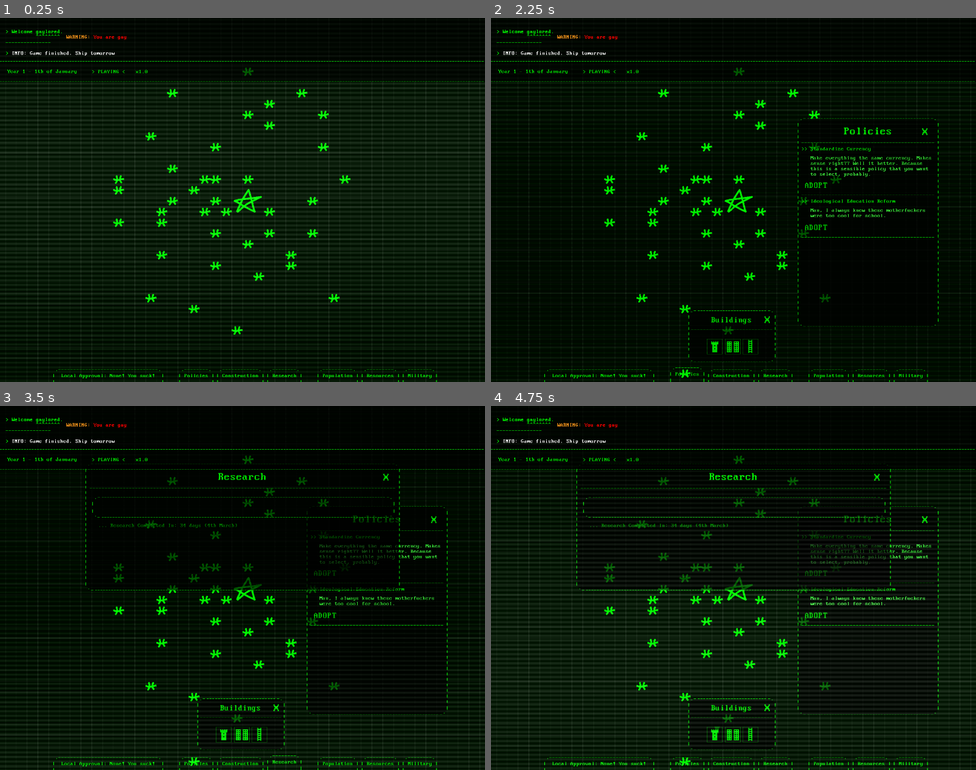
Above: before the commit, frames 1-4 (two rows, left to right).
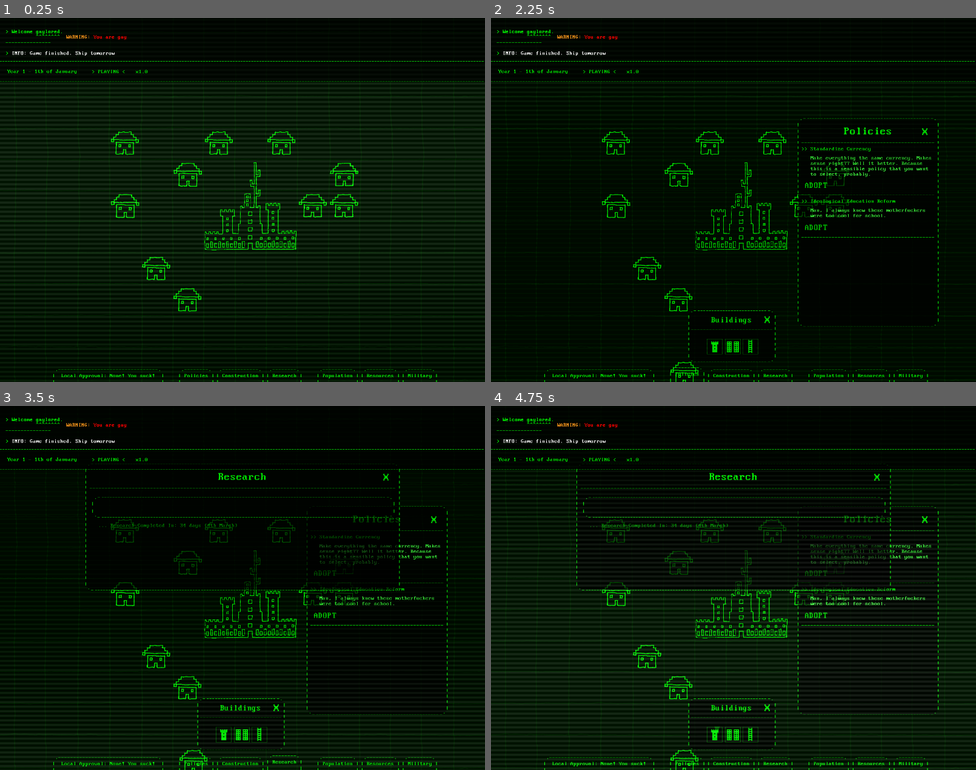
Above: after the commit, the same moments.

Repository: AlexHoratio/SATRAP
Game: Godot game, scene res://Scenes/satrap.tscn
Same seed, same stepped clock (60 frames per second), same inputs: the game is played once before the commit and once after it. This scene is started directly instead of the project's main scene.
Inputs (mouse positions are in pixels of both pictures, inside the frame that each line leads up to):
- Up to frame 1 (0.25 s): no input
- Up to frame 2 (2.25 s): click ".------------. | Construction…" at 0.5 s; click (733, 345) at 1.25 s; click ".--------. | Policies | | |" at 2 s
- Up to frame 3 (3.5 s): click ".--------. | Research | | |" at 2.75 s
- Up to frame 4 (4.75 s): click (733, 708) at 3.52 s; click (714, 733) at 4.25 s

The runs differ from the first frame. In frame 1, 4.5% of the frame differs, in the area x 0-100%, y 13-100%; in frame 2, 3.1%; in frame 3, 3.2%; in frame 4, 3.7%.

Commit message:
trace gfx

Diff:
--- a/Prefabs/Entities/admin.tscn
+++ b/Prefabs/Entities/admin.tscn
@@ -2,21 +2,23 @@
 
 [ext_resource type="PackedScene" uid="uid://c6gatc2wlssfe" path="res://Prefabs/Entities/building.tscn" id="1_tmxoc"]
 [ext_resource type="Script" uid="uid://ylu0grg76782" path="res://Prefabs/Entities/admin.gd" id="2_4w0yw"]
-[ext_resource type="Texture2D" uid="uid://bo6rhmu2o4fgw" path="res://Graphics/Entities/Buildings/admin1.png" id="3_4w0yw"]
+[ext_resource type="Texture2D" uid="uid://bom77rya36xor" path="res://Graphics/Entities/Trace/admin.png" id="3_4w0yw"]
 
 [node name="building" unique_id=1304179753 instance=ExtResource("1_tmxoc")]
 script = ExtResource("2_4w0yw")
 building_name = "Administration"
 
 [node name="Sprite2D" type="Sprite2D" parent="." index="0" unique_id=2134217759]
-scale = Vector2(0.13, 0.13)
+self_modulate = Color(0, 1, 0, 1)
+texture_filter = 2
+scale = Vector2(0.3, 0.3)
 texture = ExtResource("3_4w0yw")
 
 [node name="Button" type="Button" parent="." index="1" unique_id=44298126]
 self_modulate = Color(1, 1, 1, 0)
-offset_left = -46.0
-offset_top = -44.0
-offset_right = 46.0
-offset_bottom = 44.0
+offset_left = -140.0
+offset_top = -134.0
+offset_right = 140.0
+offset_bottom = 134.0
 mouse_default_cursor_shape = 2
 button_mask = 0
--- a/Prefabs/Entities/civil.gd
+++ b/Prefabs/Entities/civil.gd
@@ -1,4 +1,8 @@
 extends Building
+
+func _ready():
+	super()
+	$Sprite2D.frame = randi()%3
 
 func _process(delta: float):
 	super(delta)
--- a/Prefabs/Entities/civil.tscn
+++ b/Prefabs/Entities/civil.tscn
@@ -2,20 +2,41 @@
 
 [ext_resource type="PackedScene" uid="uid://c6gatc2wlssfe" path="res://Prefabs/Entities/building.tscn" id="1_frv1a"]
 [ext_resource type="Script" uid="uid://c1k01eku36n3y" path="res://Prefabs/Entities/civil.gd" id="2_2gubu"]
-[ext_resource type="Texture2D" uid="uid://ccoi5t8ycn8vv" path="res://Graphics/Entities/Buildings/civil2.png" id="3_2gubu"]
+[ext_resource type="Texture2D" uid="uid://w5mahjq33bqo" path="res://Graphics/Entities/Trace/civil1.png" id="3_r6u2t"]
+[ext_resource type="Texture2D" uid="uid://bw1olprqimu6u" path="res://Graphics/Entities/Trace/civil2.png" id="4_53qh1"]
+[ext_resource type="Texture2D" uid="uid://db37ai2l2k8yd" path="res://Graphics/Entities/Trace/civil3.png" id="5_s43j2"]
+
+[sub_resource type="SpriteFrames" id="SpriteFrames_af5lw"]
+animations = [{
+"frames": [{
+"duration": 1.0,
+"texture": ExtResource("3_r6u2t")
+}, {
+"duration": 1.0,
+"texture": ExtResource("4_53qh1")
+}, {
+"duration": 1.0,
+"texture": ExtResource("5_s43j2")
+}],
+"loop": 1,
+"name": &"default",
+"speed": 5.0
+}]
 
 [node name="building" unique_id=1304179753 instance=ExtResource("1_frv1a")]
 script = ExtResource("2_2gubu")
 building_name = "Civilian"
 
-[node name="Sprite2D" type="Sprite2D" parent="." index="0" unique_id=277373365]
-scale = Vector2(0.126, 0.126)
-texture = ExtResource("3_2gubu")
+[node name="Sprite2D" type="AnimatedSprite2D" parent="." index="0" unique_id=58613265]
+self_modulate = Color(0, 1, 0, 1)
+texture_filter = 2
+scale = Vector2(0.295, 0.295)
+sprite_frames = SubResource("SpriteFrames_af5lw")
 
 [node name="Button" type="Button" parent="." index="1" unique_id=525947965]
 self_modulate = Color(1, 1, 1, 0)
-offset_left = -16.0
-offset_top = -16.0
-offset_right = 16.0
-offset_bottom = 16.0
+offset_left = -46.0
+offset_top = -46.0
+offset_right = 47.0
+offset_bottom = 47.0
 mouse_default_cursor_shape = 2
--- a/Scenes/satrap.tscn
+++ b/Scenes/satrap.tscn
@@ -17,6 +17,27 @@
 [ext_resource type="Script" uid="uid://cuyko0sfxo8mf" path="res://Scenes/top_bar.gd" id="6_sncgy"]
 [ext_resource type="Script" uid="uid://xh8fwuf8m4k1" path="res://Scenes/resources_button.gd" id="7_5ytj4"]
 [ext_resource type="Script" uid="uid://bxhyagvikexol" path="res://Scenes/world_camera.gd" id="7_42a5o"]
+[ext_resource type="Texture2D" uid="uid://daywu5vtnsj6f" path="res://Graphics/Entities/Trace/lines/vert/vert1.png" id="15_q2xhs"]
+[ext_resource type="Texture2D" uid="uid://d3qweqrn67o03" path="res://Graphics/Entities/Trace/lines/vert/vert2.png" id="16_h600r"]
+[ext_resource type="Texture2D" uid="uid://blj7otu1d1wsd" path="res://Graphics/Entities/Trace/lines/vert/vert3.png" id="17_xomt0"]
+[ext_resource type="Texture2D" uid="uid://boyw54af7h2g8" path="res://Graphics/Entities/Trace/lines/vert/vert4.png" id="18_eek2u"]
+[ext_resource type="Texture2D" uid="uid://druh2fpajimf" path="res://Graphics/Entities/Trace/lines/vert/vert5.png" id="19_mhcst"]
+[ext_resource type="Texture2D" uid="uid://dw3hpkksfvs0d" path="res://Graphics/Entities/Trace/lines/vert/vert6.png" id="20_0dolp"]
+[ext_resource type="Texture2D" uid="uid://c6x2paqfwqvat" path="res://Graphics/Entities/Trace/lines/vert/vert7.png" id="21_6oqxu"]
+[ext_resource type="Texture2D" uid="uid://cjc7vbfcascck" path="res://Graphics/Entities/Trace/lines/vert/vert8.png" id="22_6oqxu"]
+[ext_resource type="Texture2D" uid="uid://dsls7j5sw2pj4" path="res://Graphics/Entities/Trace/lines/vert/vert9.png" id="23_o7wbe"]
+[ext_resource type="Texture2D" uid="uid://b3sof68wj5y1b" path="res://Graphics/Entities/Trace/lines/vert/vert10.png" id="24_o7wbe"]
+[ext_resource type="Texture2D" uid="uid://bpjaidpykn13b" path="res://Graphics/Entities/Trace/lines/vert/vert11.png" id="25_uh8an"]
+[ext_resource type="Texture2D" uid="uid://gxdpds7srvya" path="res://Graphics/Entities/Trace/lines/vert/vert12.png" id="26_dxpk8"]
+[ext_resource type="Texture2D" uid="uid://bkpvfap540lh7" path="res://Graphics/Entities/Trace/lines/horz/horz1.png" id="27_8gkb8"]
+[ext_resource type="Texture2D" uid="uid://bs3ovrsurjd47" path="res://Graphics/Entities/Trace/lines/horz/horz2.png" id="28_ude55"]
+[ext_resource type="Texture2D" uid="uid://nd7tx0rjkkjk" path="res://Graphics/Entities/Trace/lines/horz/horz3.png" id="29_3b30o"]
+[ext_resource type="Texture2D" uid="uid://b1cjbp1pdb04b" path="res://Graphics/Entities/Trace/lines/horz/horz4.png" id="30_pnak6"]
+[ext_resource type="Texture2D" uid="uid://goob01nkwl7r" path="res://Graphics/Entities/Trace/lines/horz/horz5.png" id="31_l8tek"]
+[ext_resource type="Texture2D" uid="uid://d0yufn0f0gl8o" path="res://Graphics/Entities/Trace/lines/horz/horz6.png" id="32_18qia"]
+[ext_resource type="Texture2D" uid="uid://opextdfasd1s" path="res://Graphics/Entities/Trace/lines/horz/horz7.png" id="33_18qia"]
+[ext_resource type="Texture2D" uid="uid://36w1bg5uhxo8" path="res://Graphics/Entities/Trace/lines/horz/horz8.png" id="34_km1i7"]
+[ext_resource type="Texture2D" uid="uid://cxvarwyjqujcb" path="res://Graphics/Entities/Trace/lines/horz/horz9.png" id="35_4wyyb"]
 
 [sub_resource type="GDScript" id="GDScript_5ytj4"]
 script/source = "extends Button
@@ -699,6 +720,142 @@
 
 [node name="buildings" type="Node2D" parent="world" unique_id=1515735873]
 
+[node name="vert" type="Parallax2D" parent="world" unique_id=1001035445]
+scroll_offset = Vector2(-985, -144)
+repeat_size = Vector2(1116, 841.355)
+repeat_times = 3
+
+[node name="vert1" type="Sprite2D" parent="world/vert" unique_id=959746599]
+self_modulate = Color(0, 1, 0, 0.07058824)
+position = Vector2(193, 135)
+scale = Vector2(0.40622202, 0.40622205)
+texture = ExtResource("15_q2xhs")
+
+[node name="vert2" type="Sprite2D" parent="world/vert" unique_id=986245493]
+self_modulate = Color(0, 1, 0, 0.07058824)
+position = Vector2(287, 135)
+scale = Vector2(0.40622202, 0.40622205)
+texture = ExtResource("16_h600r")
+
+[node name="vert3" type="Sprite2D" parent="world/vert" unique_id=1040480945]
+self_modulate = Color(0, 1, 0, 0.07058824)
+position = Vector2(380, 135)
+scale = Vector2(0.40622202, 0.40622205)
+texture = ExtResource("17_xomt0")
+
+[node name="vert4" type="Sprite2D" parent="world/vert" unique_id=1561133261]
+self_modulate = Color(0, 1, 0, 0.07058824)
+position = Vector2(472, 135.43982)
+scale = Vector2(0.40622202, 0.40622205)
+texture = ExtResource("18_eek2u")
+
+[node name="vert5" type="Sprite2D" parent="world/vert" unique_id=1693824832]
+self_modulate = Color(0, 1, 0, 0.07058824)
+position = Vector2(566, 135.44)
+scale = Vector2(0.40622202, 0.40622205)
+texture = ExtResource("19_mhcst")
+
+[node name="vert6" type="Sprite2D" parent="world/vert" unique_id=330773815]
+self_modulate = Color(0, 1, 0, 0.07058824)
+position = Vector2(660, 135.44)
+scale = Vector2(0.40622202, 0.40622205)
+texture = ExtResource("20_0dolp")
+
+[node name="vert7" type="Sprite2D" parent="world/vert" unique_id=1408206639]
+self_modulate = Color(0, 1, 0, 0.07058824)
+position = Vector2(753, 135.44)
+scale = Vector2(0.40622202, 0.40622205)
+texture = ExtResource("21_6oqxu")
+
+[node name="vert8" type="Sprite2D" parent="world/vert" unique_id=2116322138]
+self_modulate = Color(0, 1, 0, 0.07058824)
+position = Vector2(850.00006, 134)
+scale = Vector2(0.40622202, 0.40622205)
+texture = ExtResource("22_6oqxu")
+
+[node name="vert9" type="Sprite2D" parent="world/vert" unique_id=1573119686]
+self_modulate = Color(0, 1, 0, 0.07058824)
+position = Vector2(942, 135)
+scale = Vector2(0.40622202, 0.40622205)
+texture = ExtResource("23_o7wbe")
+
+[node name="vert10" type="Sprite2D" parent="world/vert" unique_id=1675364450]
+self_modulate = Color(0, 1, 0, 0.07058824)
+position = Vector2(1036, 135.44)
+scale = Vector2(0.40622202, 0.40622205)
+texture = ExtResource("24_o7wbe")
+
+[node name="vert11" type="Sprite2D" parent="world/vert" unique_id=664352210]
+self_modulate = Color(0, 1, 0, 0.07058824)
+position = Vector2(1127.6218, 135.44)
+scale = Vector2(0.40622202, 0.40622205)
+texture = ExtResource("25_uh8an")
+
+[node name="vert12" type="Sprite2D" parent="world/vert" unique_id=735442578]
+self_modulate = Color(0, 1, 0, 0.07058824)
+position = Vector2(1223, 135.44)
+scale = Vector2(0.40622202, 0.40622205)
+texture = ExtResource("26_dxpk8")
+
+[node name="horz" type="Parallax2D" parent="world" unique_id=1513010436]
+scroll_offset = Vector2(-775.1, -748)
+repeat_size = Vector2(860.1, 841.355)
+repeat_times = 3
+
+[node name="horz1" type="Sprite2D" parent="world/horz" unique_id=250780465]
+self_modulate = Color(0, 1, 0, 0.07058824)
+position = Vector2(145.88306, 138.6222)
+scale = Vector2(0.40622202, 0.40622205)
+texture = ExtResource("27_8gkb8")
+
+[node name="horz2" type="Sprite2D" parent="world/horz" unique_id=2020717968]
+self_modulate = Color(0, 1, 0, 0.07058824)
+position = Vector2(145.88287, 231.62231)
+scale = Vector2(0.40622202, 0.40622205)
+texture = ExtResource("28_ude55")
+
+[node name="horz3" type="Sprite2D" parent="world/horz" unique_id=518113669]
+self_modulate = Color(0, 1, 0, 0.07058824)
+position = Vector2(145.88287, 324.6223)
+scale = Vector2(0.40622202, 0.40622205)
+texture = ExtResource("29_3b30o")
+
+[node name="horz4" type="Sprite2D" parent="world/horz" unique_id=2136192882]
+self_modulate = Color(0, 1, 0, 0.07058824)
+position = Vector2(145.88287, 417.6223)
+scale = Vector2(0.40622202, 0.40622205)
+texture = ExtResource("30_pnak6")
+
+[node name="horz5" type="Sprite2D" parent="world/horz" unique_id=1686966908]
+self_modulate = Color(0, 1, 0, 0.07058824)
+position = Vector2(145.88287, 510.6223)
+scale = Vector2(0.40622202, 0.40622205)
+texture = ExtResource("31_l8tek")
+
+[node name="horz6" type="Sprite2D" parent="world/horz" unique_id=986324280]
+self_modulate = Color(0, 1, 0, 0.07058824)
+position = Vector2(145.88287, 603.6223)
+scale = Vector2(0.40622202, 0.40622205)
+texture = ExtResource("32_18qia")
+
+[node name="horz7" type="Sprite2D" parent="world/horz" unique_id=2012354467]
+self_modulate = Color(0, 1, 0, 0.07058824)
+position = Vector2(145.88287, 696.6223)
+scale = Vector2(0.40622202, 0.40622205)
+texture = ExtResource("33_18qia")
+
+[node name="horz8" type="Sprite2D" parent="world/horz" unique_id=1532687045]
+self_modulate = Color(0, 1, 0, 0.07058824)
+position = Vector2(145.88287, 789.6223)
+scale = Vector2(0.40622202, 0.40622205)
+texture = ExtResource("34_km1i7")
+
+[node name="horz9" type="Sprite2D" parent="world/horz" unique_id=399780915]
+self_modulate = Color(0, 1, 0, 0.07058824)
+position = Vector2(145.88287, 882.62244)
+scale = Vector2(0.40622202, 0.40622205)
+texture = ExtResource("35_4wyyb")
+
 [node name="action_window" parent="." unique_id=462450761 instance=ExtResource("6_malts")]
 visible = false
 z_index = 106
--- a/Scenes/world.gd
+++ b/Scenes/world.gd
@@ -1,7 +1,7 @@
 extends Node2D
 
-var tile_size = Vector2(32, 32)
-var line_color = Color(1.0, 1.0, 1.0, 0.137)
+var tile_size = Vector2(93, 93)
+var line_color = Color(0.0, 1.0, 0.0, 0.259)
 
 func _ready():
 	get_tree().set_meta("world", self)
@@ -11,20 +11,22 @@
 	queue_redraw()
 
 func _draw():
+	return
 	var screen_size = Vector2(1440, 1080)
 
 	var number_of_horizontal_lines = floor(screen_size.y / tile_size.y) + 4
 	var number_of_vertical_lines = floor(screen_size.x / tile_size.x) + 4
 
 	var camera_offset = get_node("../Camera2D").position
+	var thickness = 4.0
 
 	for y in number_of_horizontal_lines:
 		var y_pos = tile_size.y * (y - number_of_horizontal_lines/2) + floor(camera_offset.y/tile_size.y) * tile_size.y
-		draw_line(Vector2(camera_offset.x - screen_size.x/2.0, y_pos), Vector2(camera_offset.x + screen_size.x/2.0, y_pos), line_color, 1.0)
+		draw_line(Vector2(camera_offset.x - screen_size.x/2.0, y_pos), Vector2(camera_offset.x + screen_size.x/2.0, y_pos), line_color, thickness)
 
 	for x in number_of_vertical_lines:
 		var x_pos = tile_size.x * (x - number_of_vertical_lines/2) + floor(camera_offset.x/tile_size.x) * tile_size.x
-		draw_line(Vector2(x_pos, camera_offset.y - screen_size.y/2.0), Vector2(x_pos, camera_offset.y + screen_size.y/2.0), line_color, 1.0)
+		draw_line(Vector2(x_pos, camera_offset.y - screen_size.y/2.0), Vector2(x_pos, camera_offset.y + screen_size.y/2.0), line_color, thickness)
 
 func generate_world() -> void:
 	var admin = load("res://Prefabs/Entities/admin.tscn").instantiate()
@@ -84,7 +86,7 @@
 		$buildings.add_child(village)
 
 
-	for i in range(40):
+	for i in range(10):
 		var radius = 400
 		var civil = load("res://Prefabs/Entities/civil.tscn").instantiate()
 		var building_position = Vector2(720, 540) + Vector2(radius * randf(), 0).rotated(2 * PI * randf())
Binary file added: Graphics/Entities/Trace/admin.png
Not shown, added: Graphics/Entities/Trace/admin.png.import
Binary file added: Graphics/Entities/Trace/civil1.png
Not shown, added: Graphics/Entities/Trace/civil1.png.import
Binary file added: Graphics/Entities/Trace/civil2.png
Not shown, added: Graphics/Entities/Trace/civil2.png.import
Binary file added: Graphics/Entities/Trace/civil3.png
Not shown, added: Graphics/Entities/Trace/civil3.png.import
Binary file added: Graphics/Entities/Trace/grid.png
Not shown, added: Graphics/Entities/Trace/grid.png.import
Binary file added: Graphics/Entities/Trace/lines/horz/horz1.png
Not shown, added: Graphics/Entities/Trace/lines/horz/horz1.png.import
(and 40 more such lines)
